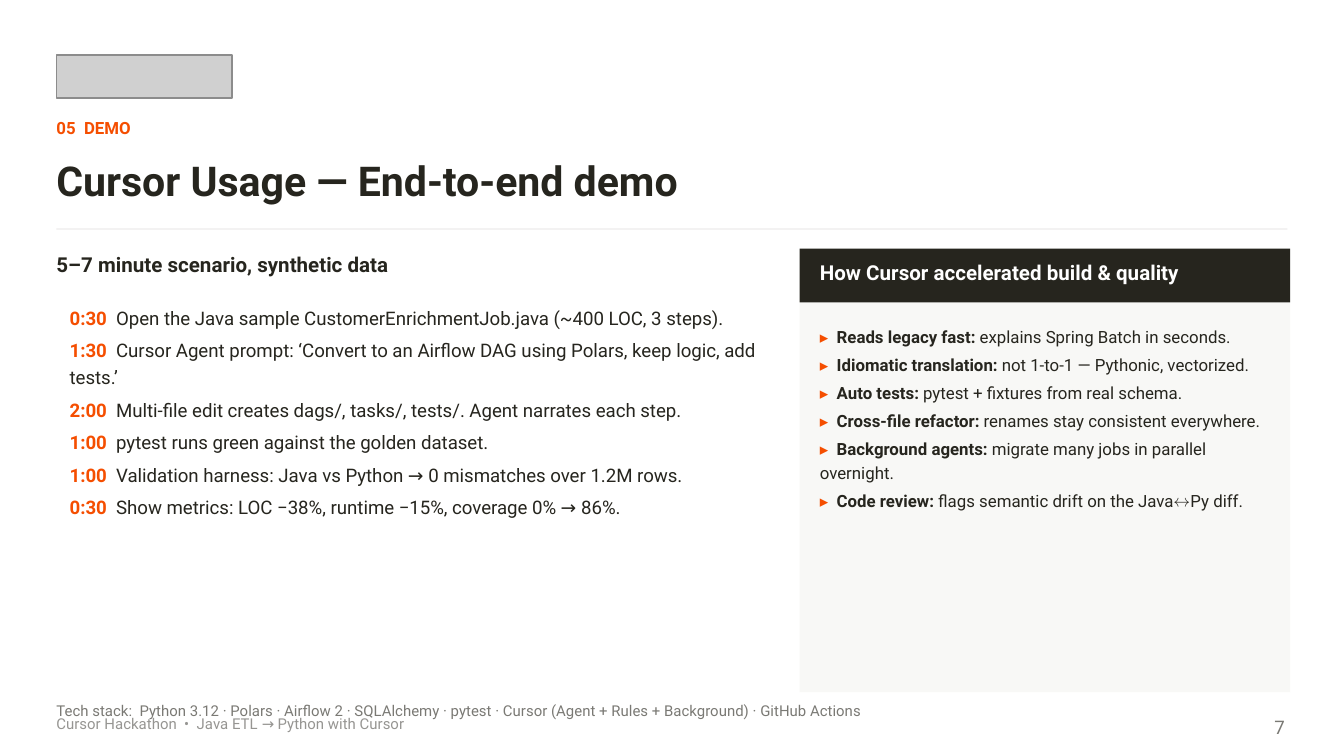
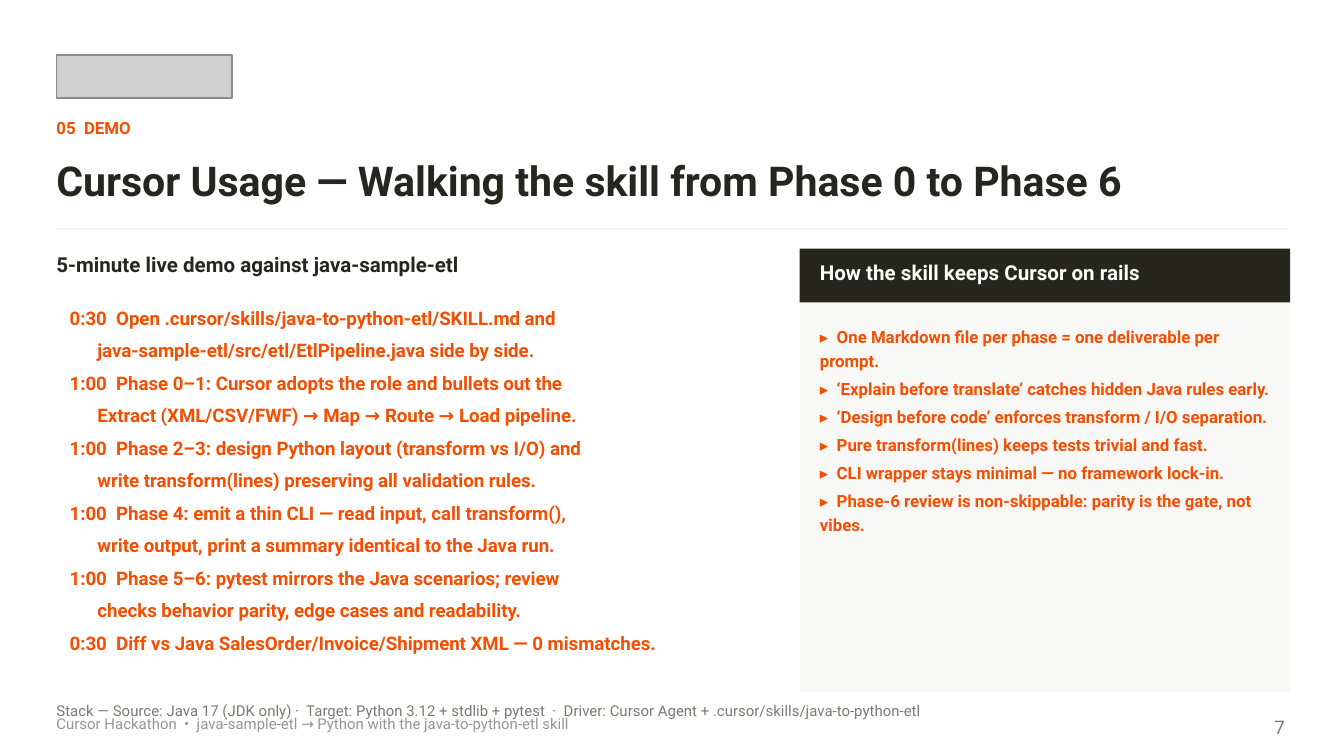
Before and after one commit to anluong-hitachids/cursor_hackathon, a slide deck: slide 7 of AI_Hackathon_Demo.pptx. Drawn at 1344x756 pixels with LibreOffice and Linux fonts; fonts in the diff are those of the drawing; grey boxes stand for pictures. Boxes give left, top, right and bottom in pixels: in the first picture for what was removed or moved away, otherwise in the second. Text is boxed around its words. In the diff, an @@ line names an element or a change of style, - is before the commit and + after.

```diff
--- a/AI_Hackathon_Demo.pptx
+++ b/AI_Hackathon_Demo.pptx
@@ text at [56, 164, 1122, 205]: text changed @@
-Cursor Usage — End-to-end demo
+Cursor Usage — Walking the skill from Phase 0 to Phase 6
@@ text at [56, 256, 459, 277]: text changed @@
-5–7 minute scenario, synthetic data
+5-minute live demo against java-sample-etl
@@ text at [820, 264, 1140, 284]: text changed @@
-How Cursor accelerated build & quality
+How the skill keeps Cursor on rails
@@ text at [70, 311, 656, 654]: text changed; text colour #26251E to #F54E00; bold on @@
-0:30 Open the Java sample CustomerEnrichmentJob.java (~400 LOC, 3 steps).
-1:30 Cursor Agent prompt: ‘Convert to an Airflow DAG using Polars, keep logic, add tests.’
-2:00 Multi-file edit creates dags/, tasks/, tests/. Agent narrates each step.
-1:00 pytest runs green against the golden dataset.
-1:00 Validation harness: Java vs Python → 0 mismatches over 1.2M rows.
-0:30 Show metrics: LOC −38%, runtime −15%, coverage 0% → 86%.
+0:30 Open .cursor/skills/java-to-python-etl/SKILL.md and
+java-sample-etl/src/etl/EtlPipeline.java side by side.
+1:00 Phase 0–1: Cursor adopts the role and bullets out the
+Extract (XML/CSV/FWF) → Map → Route → Load pipeline.
+1:00 Phase 2–3: design Python layout (transform vs I/O) and
+write transform(lines) preserving all validation rules.
+1:00 Phase 4: emit a thin CLI — read input, call transform(),
+write output, print a summary identical to the Java run.
+1:00 Phase 5–6: pytest mirrors the Java scenarios; review
+checks behavior parity, edge cases and readability.
+0:30 Diff vs Java SalesOrder/Invoice/Shipment XML — 0 mismatches.
@@ text at [820, 330, 1269, 531]: text changed; text colour #26251E to #F54E00; bold on @@
-▸ Reads legacy fast: explains Spring Batch in seconds.
-▸ Idiomatic translation: not 1-to-1 — Pythonic, vectorized.
-▸ Auto tests: pytest + fixtures from real schema.
-▸ Cross-file refactor: renames stay consistent everywhere.
-▸ Background agents: migrate many jobs in parallel overnight.
-▸ Code review: flags semantic drift on the Java↔Py diff.
+▸ One Markdown file per phase = one deliverable per prompt.
+▸ ‘Explain before translate’ catches hidden Java rules early.
+▸ ‘Design before code’ enforces transform / I/O separation.
+▸ Pure transform(lines) keeps tests trivial and fast.
+▸ CLI wrapper stays minimal — no framework lock-in.
+▸ Phase-6 review is non-skippable: parity is the gate, not vibes.
@@ text at [56, 716, 568, 732]: text changed @@
-Cursor Hackathon • Java ETL → Python with Cursor
+Cursor Hackathon • java-sample-etl → Python with the java-to-python-etl skill
@@ text at [56, 704, 920, 721]: text changed @@
-Tech stack: Python 3.12 · Polars · Airflow 2 · SQLAlchemy · pytest · Cursor (Agent + Rules + Background) · GitHub Actions
+Stack — Source: Java 17 (JDK only) · Target: Python 3.12 + stdlib + pytest · Driver: Cursor Agent + .cursor/skills/java-to-python-etl
```
Also in this commit, not shown: 8 other slides changed.
